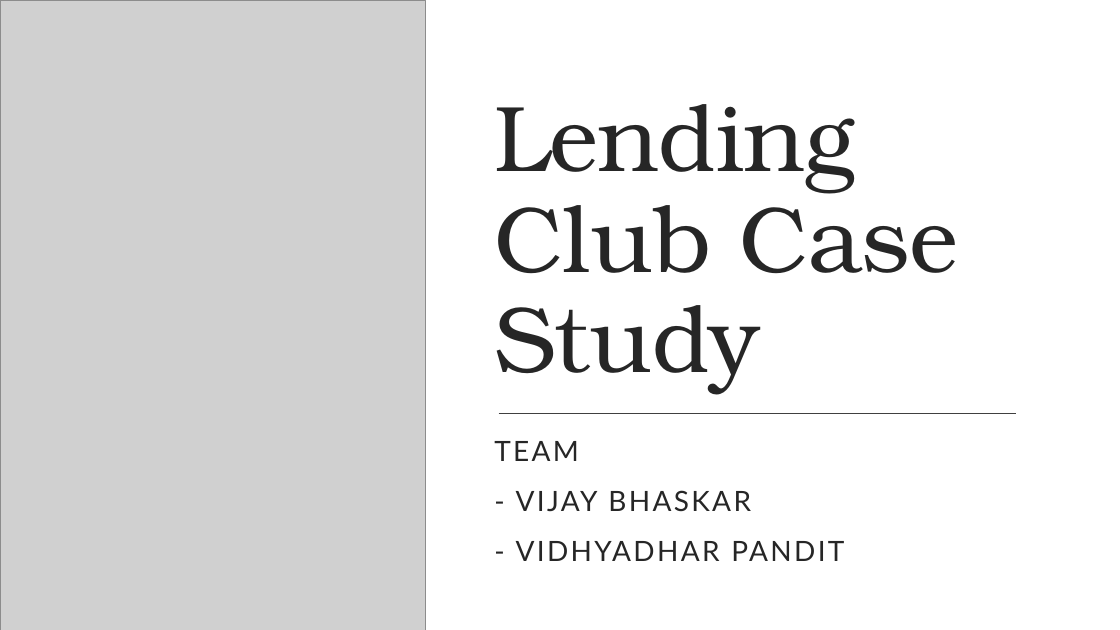
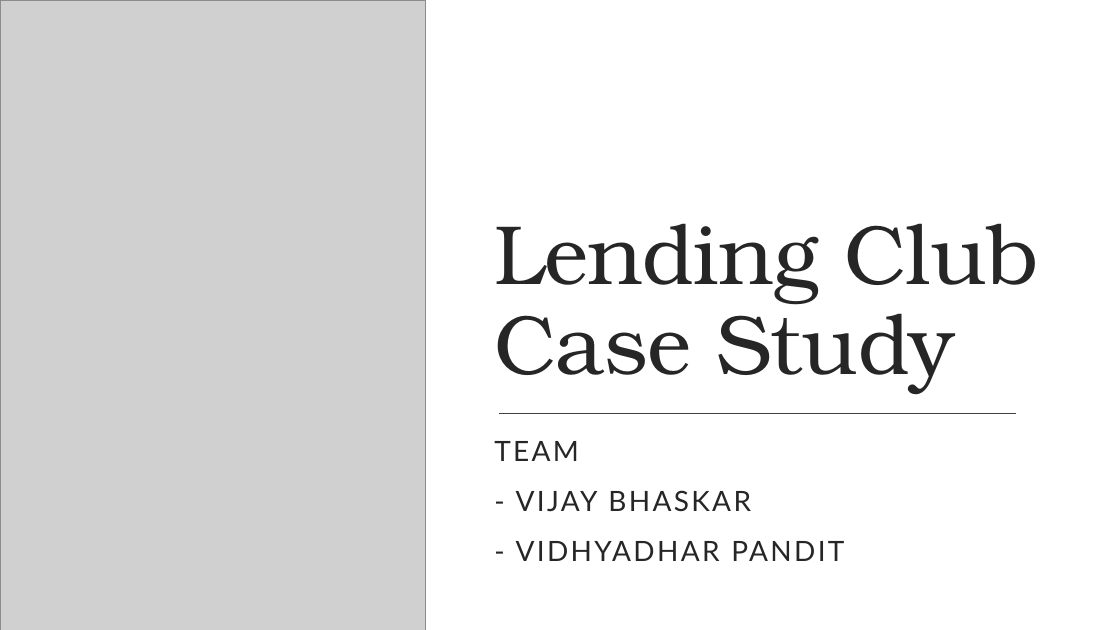
Before and after one commit to vidhyadharpandit/LendingClubCaseStudy, a slide deck: slide 1 of LendingClubCaseStudy-Presentation.pptx. Drawn at 1120x630 pixels with LibreOffice and Linux fonts; fonts in the diff are those of the drawing; grey boxes stand for pictures. Boxes give left, top, right and bottom in pixels: in the first picture for what was removed or moved away, otherwise in the second. Text is boxed around its words. In the diff, an @@ line names an element or a change of style, - is before the commit and + after.

```diff
--- a/LendingClubCaseStudy-Presentation.pptx
+++ b/LendingClubCaseStudy-Presentation.pptx
@@ title "Lending Club Case Study" at bbox=[494, 223, 1039, 394]: size 80 to 72 pt @@
```
Also in this commit, not shown: 11 other slides changed, 3 slides added, 5 slides removed, 2 other files.
